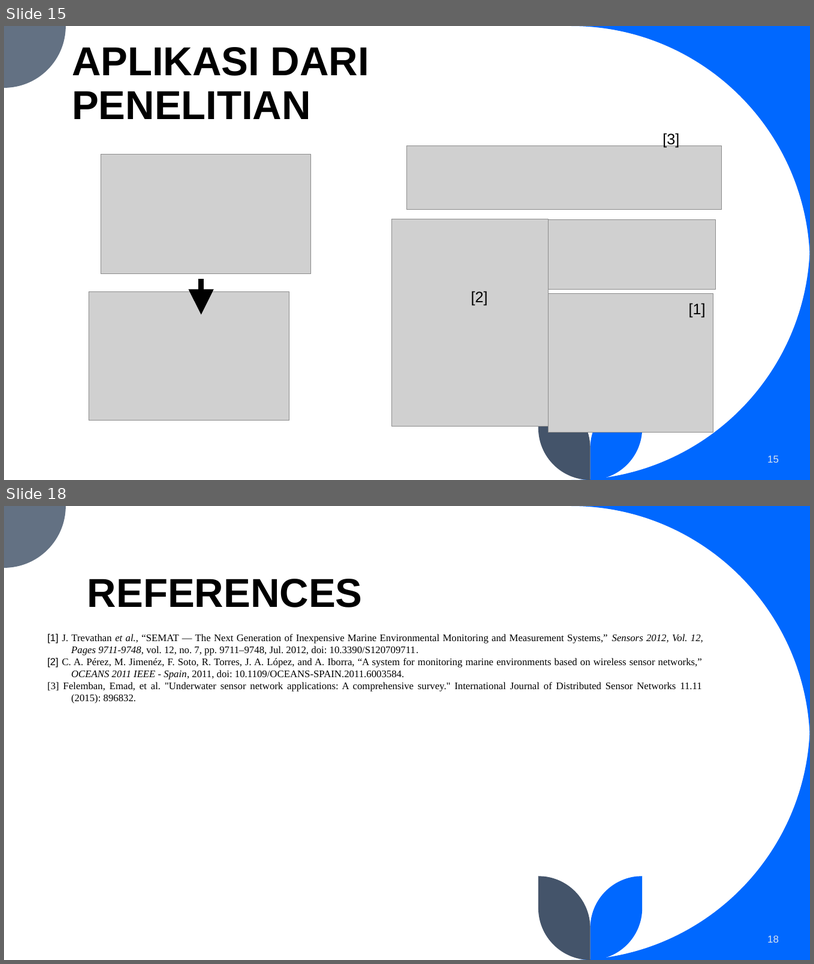
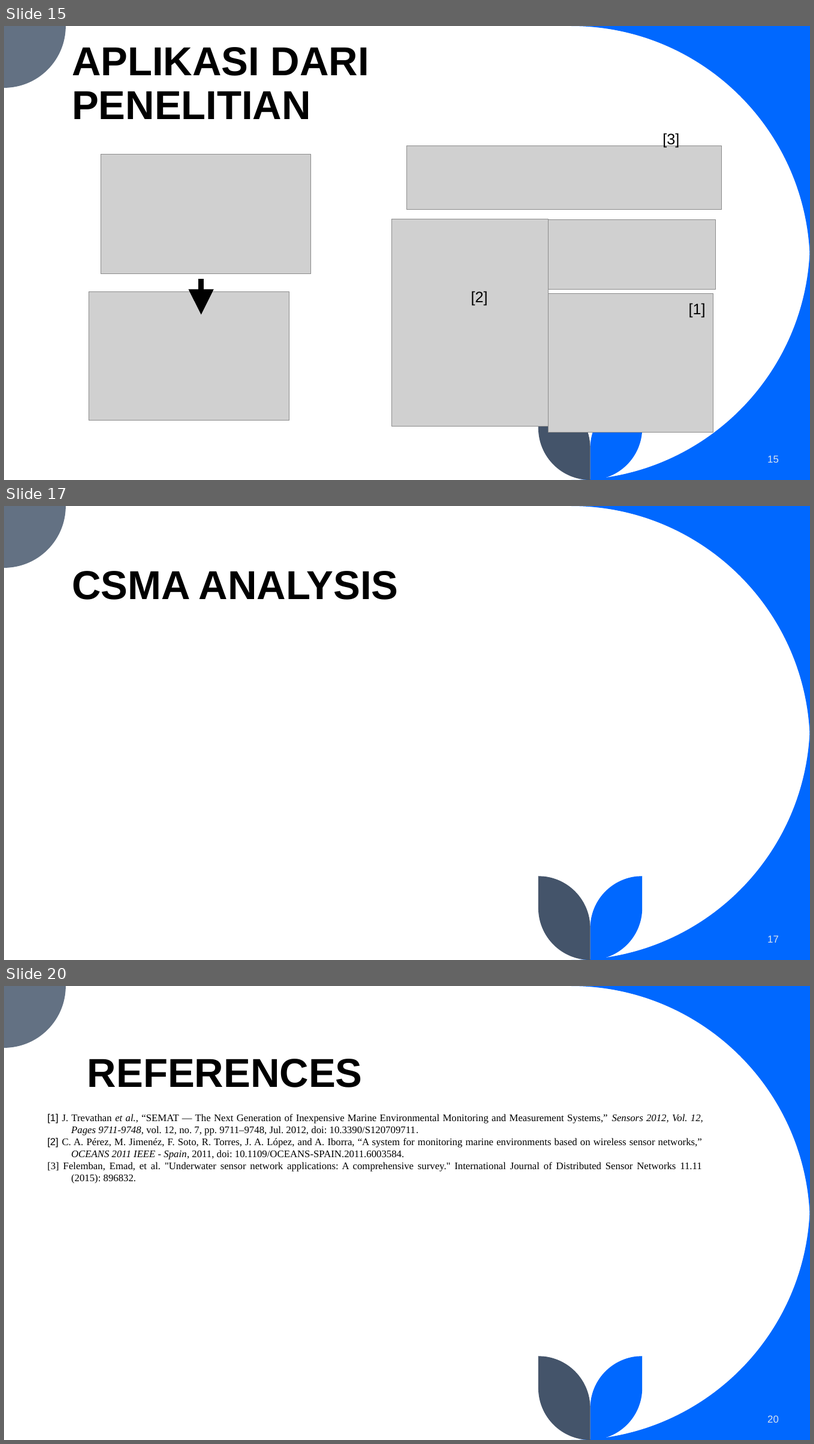
Before and after one commit to BiggusMaximus/Multi-Hop-Q-Learning-LEACH, a slide deck: bimbingan/Bimbingan 2.pptx. Shown one above the other, each under a label of ours: slides 15 and 18 before the commit, slides 15, 17 and 20 after it; the slides between them are not shown. The pictures are 814x964 and 814x1444 pixels, drawn with LibreOffice and Linux fonts; fonts in the diff are those of the drawing; grey boxes stand for pictures. Boxes give left, top, right and bottom in pixels: in the first picture for what was removed or moved away, otherwise in the second. Text is boxed around its words. In the diff, an @@ line names an element or a change of style, - is before the commit and + after.

```diff
--- a/bimbingan/Bimbingan 2.pptx
+++ b/bimbingan/Bimbingan 2.pptx
@@ slide 17 added at bbox=[4, 506, 810, 960], background #FFFFFF; not listed: 5 template elements that a slide beside it also shows @@
@@ text added at bbox=[72, 571, 398, 600], 48 pt, text #000000, bold @@
+CSMA ANALYSIS
@@ page number added at bbox=[768, 935, 779, 942], 12 pt, text #DAE5EF @@
+17
@@ what was slide 18 is now slide 20 @@
@@ page number at bbox=[768, 1415, 779, 1422]: text changed @@
-18
+20
```
Also in this commit, not shown: 2 slides changed, 2 other slides added, 1 slide removed, 3 other files.
